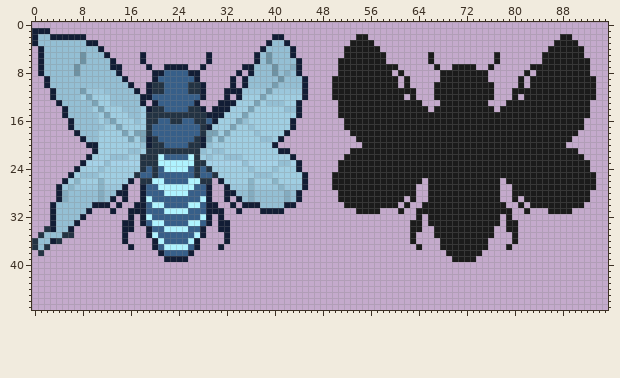
Edited in one commit: sprite sheet (sprites/bees/wintry_bee_hd.png). This is how it looked before the edit.
The file is 96x48 pixels. Colours within 5 levels of each other are drawn and written as one.
The same view after the edit:
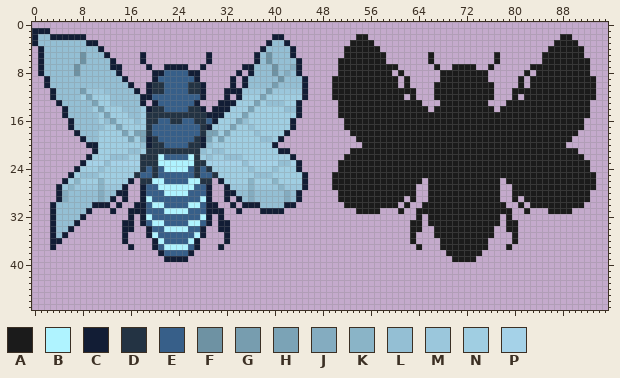
Palette (. is transparent): A #1b1b1b  B #aff3ff  C #121d35  D #233343  E #375f89  F #6e92a3  G #779daf  H #7ba3b6  J #84acc0  K #8ab4c7  L #94bfd4  M #9bc7dc  N #a0cee2  P #a5d2e8
Commit: Void Bee makeover
What changed:
{"y":34,"x":2,"old":"D","new":"."}
{"y":35,"x":1,"old":"DLL","new":"..C"}
{"y":35,"x":5,"old":"DD","new":"C."}
{"y":36,"x":0,"old":"DLL","new":"..."}
{"y":36,"x":4,"old":"D","new":"C"}
{"y":37,"x":0,"old":"DLD.","new":"...C"}
{"y":38,"x":1,"old":"D","new":"."}
{"label":"changed","picture_box":[32,226,74,256]}
